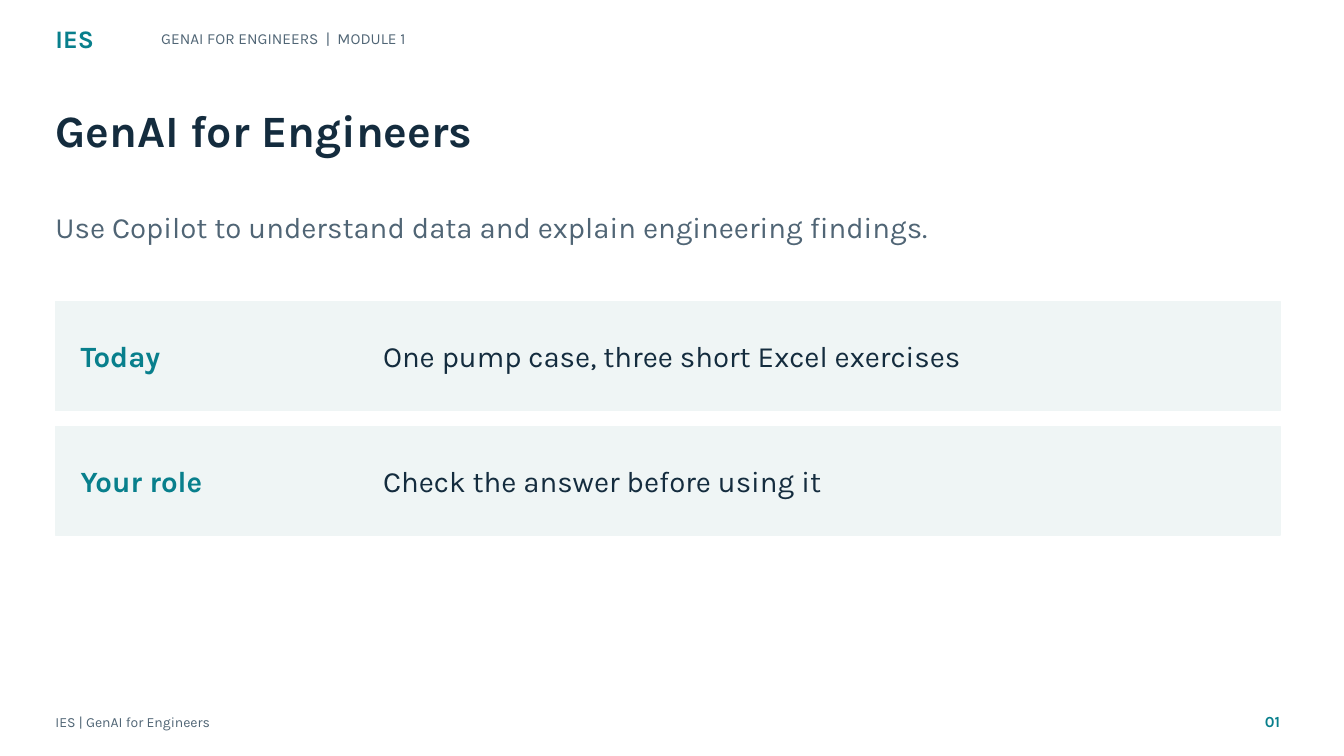
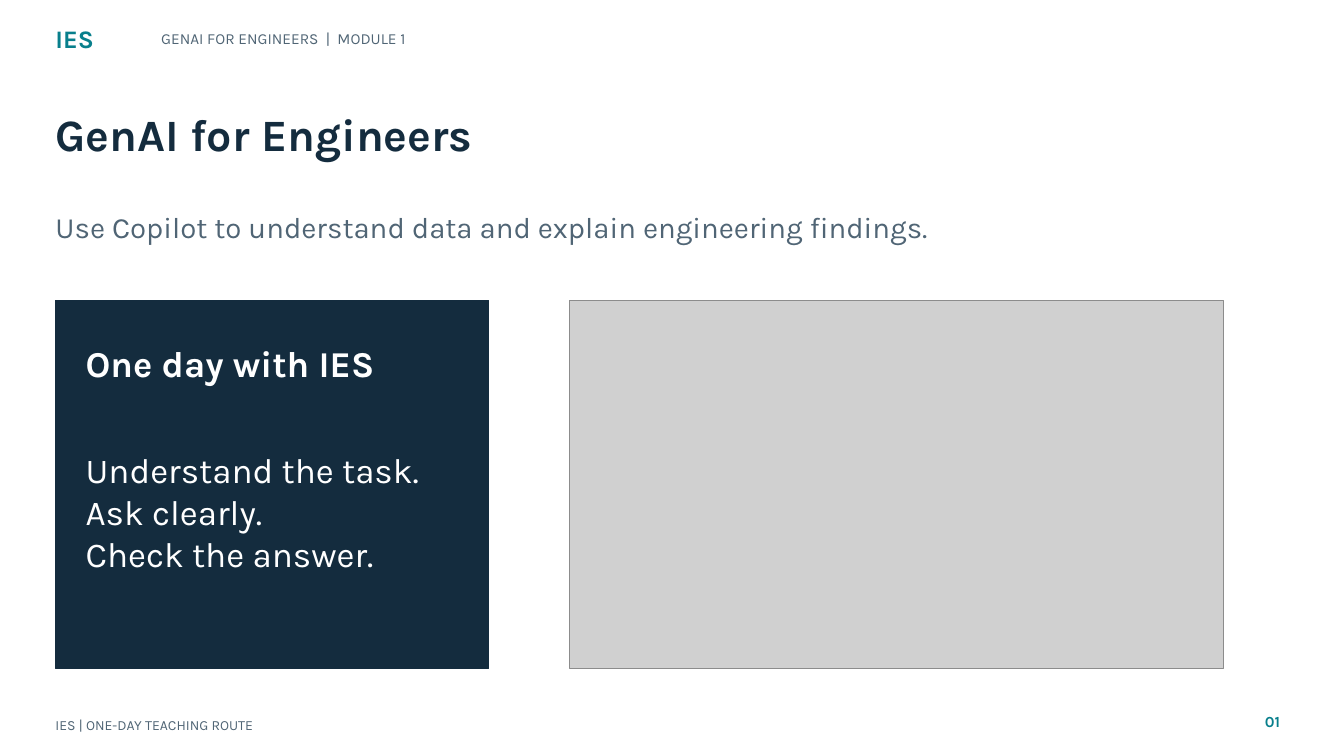
Before and after one commit to tertiarycourses/IES-GenAI-for-Engineers, a slide deck: slide 1 of courseware/Slides/IES-GenAI-for-Engineers.pptx. Drawn at 1344x756 pixels with LibreOffice and Linux fonts; fonts in the diff are those of the drawing; grey boxes stand for pictures. Boxes give left, top, right and bottom in pixels: in the first picture for what was removed or moved away, otherwise in the second. Text is boxed around its words. In the diff, an @@ line names an element or a change of style, - is before the commit and + after.

```diff
--- a/courseware/Slides/IES-GenAI-for-Engineers.pptx
+++ b/courseware/Slides/IES-GenAI-for-Engineers.pptx
@@ text "GenAI for Engineers": place and size @@
-text "GenAI for Engineers" at <box>55,115,473,159</box>
+text "GenAI for Engineers" at <box>55,119,473,162</box>
@@ rectangle: place and size @@
-rectangle at <box>55,301,1280,410</box>
+rectangle at <box>55,300,489,668</box>
@@ rectangle at <box>55,300,489,668</box>: fill #EFF5F5 to #142C3E; outline #EFF5F5 1 pt to #142C3E 1 pt @@
@@ picture added at <box>570,300,1224,668</box> @@
@@ text at <box>86,351,375,386</box>: text changed; size 21 to 26 pt; text colour #087F8C to #FFFFFF @@
-Today
+One day with IES
@@ text removed at <box>383,347,961,374</box> @@
-One pump case, three short Excel exercises
@@ rectangle removed at <box>55,426,1280,535</box> @@
@@ text removed at <box>81,472,203,493</box> @@
-Your role
@@ text added at <box>86,459,419,568</box>, 25 pt, text #FFFFFF @@
+Understand the task.
+Ask clearly.
+Check the answer.
@@ text removed at <box>383,471,821,499</box> @@
-Check the answer before using it
@@ text at <box>55,721,253,730</box>: text changed @@
-IES | GenAI for Engineers
+IES | ONE-DAY TEACHING ROUTE
```
Also in this commit, not shown: 37 other slides changed, 125 slides added, 51 other files.
